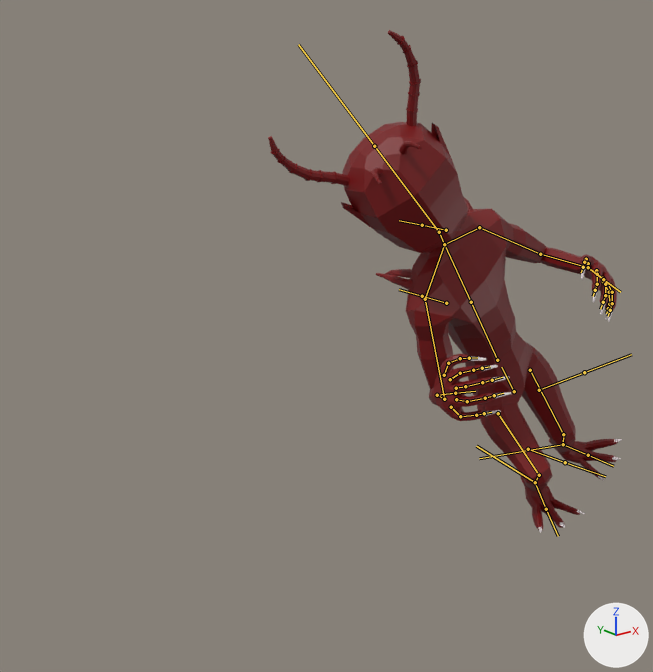
The FBX model FBX/Enemy/DemonFighter.fbx as it was, and as the next commit left it.
Before and after are seen from a camera (50 mm lens) standing at (-7.61, -5.48, 4.58) and looking at (-2.71, 0.64, 2.13). The lights are fixed; the arrows at lower right show +X, +Y and +Z. Both versions are drawn at frame 28 of the action 'Armature|04_Death'; the numbers are the values there. The bones that bend it are drawn over the model as lines.

The first picture shows 'Demon'.
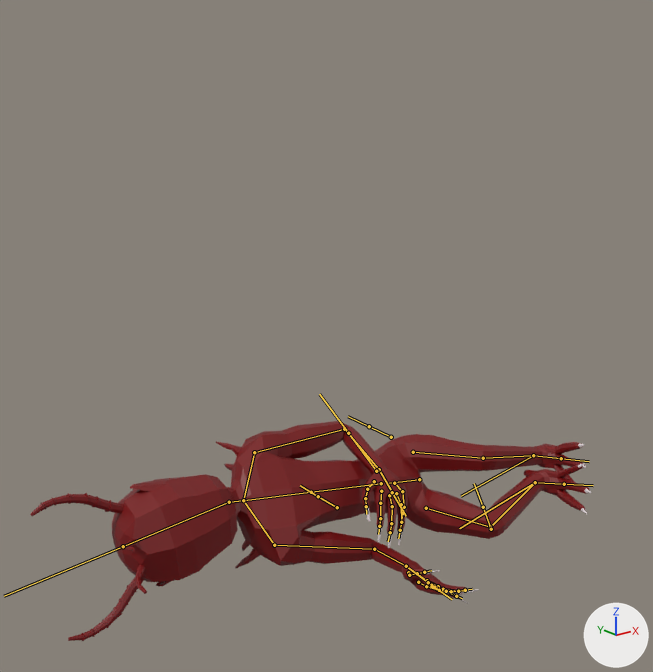
Commit message: Fixed Death Anim

Changed parts and their boxes (x1, y1, x2, y2) in the pictures (653 x 672 px):
'Demon', posed (58% wider, 56% shorter)
    before: (268, 30, 622, 532)
    after: (30, 421, 591, 641)
bone 'Root', root to tip
    before: (514, 391) to (501, 367)
    after: (419, 479) to (389, 483)
bone 'Head', root to tip
    before: (439, 232) to (374, 146)
    after: (229, 502) to (123, 546)
bone 'UpperArm.L', root to tip
    before: (479, 227) to (540, 254)
    after: (254, 452) to (344, 429)
bone 'LowerArm.L', root to tip
    before: (540, 254) to (588, 267)
    after: (344, 429) to (379, 469)
bone 'Hand.L', root to tip
    before: (588, 267) to (603, 278)
    after: (379, 469) to (391, 491)
bone 'PinkieFinger2.L', root to tip
    before: (609, 292) to (609, 304)
    after: (402, 491) to (404, 507)
bone 'PinkieFinger3.L', root to tip
    before: (609, 304) to (608, 308)
    after: (404, 507) to (402, 513)
bone 'RingFinger1.L', root to tip
    before: (607, 283) to (612, 292)
    after: (396, 493) to (401, 504)
bone 'RingFinger3.L', root to tip
    before: (612, 303) to (610, 310)
    after: (401, 522) to (400, 530)
bone 'MiddleFinger1.L', root to tip
    before: (602, 278) to (605, 284)
    after: (389, 495) to (392, 506)
bone 'MiddleFinger3.L', root to tip
    before: (605, 295) to (603, 302)
    after: (391, 523) to (390, 532)
bone 'IndexFinger1.L', root to tip
    before: (596, 270) to (597, 274)
    after: (381, 491) to (380, 503)
bone 'IndexFinger3.L', root to tip
    before: (597, 284) to (595, 290)
    after: (380, 518) to (379, 526)
bone 'Thumb1.L', root to tip
    before: (588, 263) to (586, 259)
    after: (374, 481) to (367, 489)
bone 'Thumb2.L', root to tip
    before: (586, 259) to (584, 262)
    after: (367, 489) to (365, 498)
bone 'Thumb3.L', root to tip
    before: (584, 262) to (583, 267)
    after: (365, 498) to (366, 506)
bone 'UpperArm.R', root to tip
    before: (425, 299) to (444, 399)
    after: (274, 545) to (374, 549)
bone 'LowerArm.R', root to tip
    before: (444, 399) to (437, 395)
    after: (374, 549) to (406, 566)
bone 'Hand.R', root to tip
    before: (437, 395) to (454, 393)
    after: (406, 566) to (427, 581)
bone 'PinkieFinger1.R', root to tip
    before: (451, 407) to (460, 416)
    after: (427, 580) to (438, 586)
bone 'PinkieFinger2.R', root to tip
    before: (460, 416) to (476, 415)
    after: (438, 586) to (451, 593)
bone 'PinkieFinger3.R', root to tip
    before: (476, 415) to (484, 413)
    after: (451, 593) to (456, 596)
bone 'RingFinger2.R', root to tip
    before: (467, 401) to (485, 398)
    after: (443, 589) to (458, 591)
bone 'RingFinger3.R', root to tip
    before: (485, 398) to (494, 395)
    after: (458, 591) to (465, 590)
bone 'MiddleFinger1.R', root to tip
    before: (456, 388) to (465, 386)
    after: (427, 585) to (437, 589)
bone 'MiddleFinger3.R', root to tip
    before: (482, 382) to (492, 380)
    after: (451, 591) to (458, 591)
bone 'IndexFinger2.R', root to tip
    before: (460, 373) to (473, 370)
    after: (426, 586) to (439, 590)
bone 'IndexFinger3.R', root to tip
    before: (473, 370) to (482, 368)
    after: (439, 590) to (446, 591)
bone 'Thumb2.R', root to tip
    before: (448, 363) to (460, 358)
    after: (409, 575) to (417, 573)
bone 'UpperLeg.L', root to tip
    before: (530, 370) to (563, 434)
    after: (413, 452) to (483, 458)
bone 'LowerLeg.L', root to tip
    before: (563, 434) to (563, 444)
    after: (483, 458) to (533, 455)
bone 'Food.L', root to tip
    before: (563, 444) to (588, 455)
    after: (533, 455) to (561, 458)
bone 'UpperLeg.R', root to tip
    before: (498, 413) to (539, 475)
    after: (426, 508) to (490, 527)
bone 'LowerLeg.R', root to tip
    before: (539, 475) to (535, 482)
    after: (490, 527) to (535, 482)
bone 'Food.R', root to tip
    before: (535, 482) to (546, 509)
    after: (535, 482) to (564, 484)
bone 'HandIK.L', root to tip
    before: (588, 267) to (603, 279)
    after: (379, 469) to (392, 492)
bone 'HandIK.R', root to tip
    before: (437, 395) to (455, 393)
    after: (406, 566) to (428, 582)

What the commit changed:
Bone 'Root' (bone_root) moves from (-0.68, -0.54, -0.1) to (-1.36, -1.57, -0.74).
Bone 'Root' (bone_root) turns from (-4, 4, 33) to (-19, 37, 72) degrees about its own x, y and z.
Bone 'Head' (bone_head) turns from (-8, -26, 10) to (-12, -30, 19) degrees about its own x, y and z.
Bone 'UpperArm.L' (bone_upperarm_l) turns from (3, 2, -57) to (10, 58, -74) degrees about its own x, y and z.
Bone 'LowerArm.L' (bone_lowerarm_l) turns from (96, 5, -4) to (84, 4, -4) degrees about its own x, y and z.
Bone 'Hand.L' (bone_hand_l) turns from (16, -17, -20) to (13, -13, -4) degrees about its own x, y and z.
Bone 'PinkieFinger2.L' (bone_pinkiefinger2_l) turns from (0, 0, -14) to (0, 0, -17) degrees about its own x, y and z.
Bone 'PinkieFinger3.L' (bone_pinkiefinger3_l) turns from (0, 0, -14) to (0, 0, -17) degrees about its own x, y and z.
Bone 'RingFinger1.L' (bone_ringfinger1_l) turns from (-1, 4, -14) to (-1, 4, -18) degrees about its own x, y and z.
Bone 'RingFinger3.L' (bone_ringfinger3_l) turns from (0, 0, -14) to (0, 0, -18) degrees about its own x, y and z.
Bone 'MiddleFinger1.L' (bone_middlefinger1_l) turns from (0, 1, -15) to (0, 1, -19) degrees about its own x, y and z.
Bone 'MiddleFinger3.L' (bone_middlefinger3_l) turns from (0, 0, -15) to (0, 0, -19) degrees about its own x, y and z.
Bone 'IndexFinger1.L' (bone_indexfinger1_l) turns from (0, -3, -15) to (1, -3, -18) degrees about its own x, y and z.
Bone 'IndexFinger3.L' (bone_indexfinger3_l) turns from (0, 0, -15) to (0, 0, -18) degrees about its own x, y and z.
Bone 'Thumb1.L' (bone_thumb1_l) moves from (0.0, 0.0, 0.0) to (0.01, 0.0, 0.0).
Bone 'Thumb1.L' (bone_thumb1_l) turns from (0, 0, -2) to (0, 0, -14) degrees about its own x, y and z.
Bone 'Thumb2.L' (bone_thumb2_l) turns from (1, -7, -20) to (0, -7, -11) degrees about its own x, y and z.
Bone 'Thumb3.L' (bone_thumb3_l) turns from (0, 0, -20) to (0, 0, -11) degrees about its own x, y and z.
Bone 'UpperArm.R' (bone_upperarm_r) turns from (5, 56, 74) to (6, 31, 82) degrees about its own x, y and z.
Bone 'LowerArm.R' (bone_lowerarm_r) turns from (123, -6, 3) to (85, -4, 4) degrees about its own x, y and z.
Bone 'Hand.R' (bone_hand_r) turns from (-5, 3, 35) to (-12, -22, -9) degrees about its own x, y and z.
Bone 'PinkieFinger1.R' (bone_pinkiefinger1_r) moves from (0.0, 0.0, 0.0) to (0.02, 0.0, 0.0).
Bone 'PinkieFinger1.R' (bone_pinkiefinger1_r) turns from (-2, -10, 13) to (-1, -9, 0) degrees about its own x, y and z.
Bone 'PinkieFinger2.R' (bone_pinkiefinger2_r) turns from (0, 0, 13) to (0, 0, 0) degrees about its own x, y and z.
Bone 'PinkieFinger3.R' (bone_pinkiefinger3_r) turns from (0, 0, 13) to (0, 0, 0) degrees about its own x, y and z.
Bone 'RingFinger2.R' (bone_ringfinger2_r) turns from (0, 0, 15) to (0, 0, 12) degrees about its own x, y and z.
Bone 'RingFinger3.R' (bone_ringfinger3_r) turns from (0, 0, 15) to (0, 0, 12) degrees about its own x, y and z.
Bone 'MiddleFinger1.R' (bone_middlefinger1_r) turns from (-3, 9, 13) to (-4, 9, 10) degrees about its own x, y and z.
Bone 'MiddleFinger3.R' (bone_middlefinger3_r) turns from (0, 0, 13) to (0, 0, 10) degrees about its own x, y and z.
Bone 'IndexFinger2.R' (bone_indexfinger2_r) turns from (0, 0, 9) to (0, 0, 6) degrees about its own x, y and z.
Bone 'IndexFinger3.R' (bone_indexfinger3_r) turns from (0, 0, 9) to (0, 0, 6) degrees about its own x, y and z.
Bone 'Thumb2.R' (bone_thumb2_r) turns from (-15, -20, 19) to (-11, -21, 9) degrees about its own x, y and z.
Bone 'UpperLeg.L' (bone_upperleg_l) turns from (32, 40, -1) to (33, 31, -4) degrees about its own x, y and z.
Bone 'LowerLeg.L' (bone_lowerleg_l) turns from (-67, -4, -6) to (-46, -2, -4) degrees about its own x, y and z.
Bone 'Food.L' (bone_food_l) turns from (24, -41, 33) to (6, 0, 4) degrees about its own x, y and z.
Bone 'UpperLeg.R' (bone_upperleg_r) turns from (53, 26, -7) to (68, 42, 16) degrees about its own x, y and z.
Bone 'LowerLeg.R' (bone_lowerleg_r) turns from (-94, 7, 6) to (-77, 5, 6) degrees about its own x, y and z.
Bone 'Food.R' (bone_food_r) turns from (45, 2, -21) to (12, -19, -13) degrees about its own x, y and z.
Bone 'HandIK.L' (bone_handik_l) moves from (1.01, -2.6, 0.5) to (3.04, -4.19, -0.62).
Bone 'HandIK.L' (bone_handik_l) turns from (104, 24, -43) to (98, 25, -15) degrees about its own x, y and z.
Bone 'HandIK.R' (bone_handik_r) moves from (-1.9, 0.13, 0.35) to (-3.62, 0.27, 0.17).
Bone 'HandIK.R' (bone_handik_r) turns from (113, 13, 93) to (92, 3, 147) degrees about its own x, y and z.
